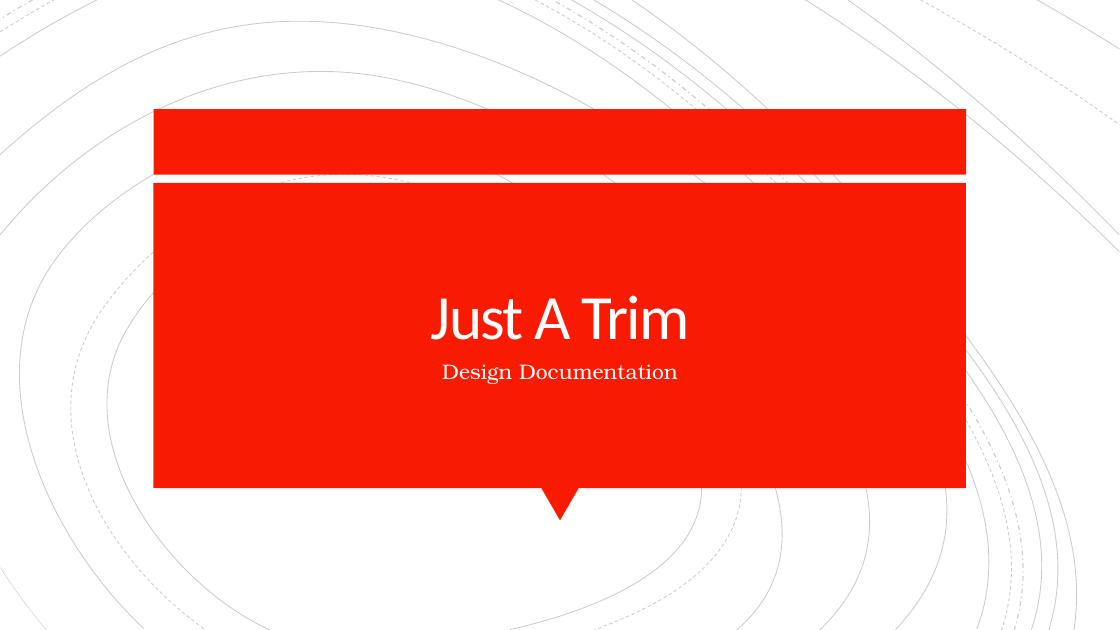
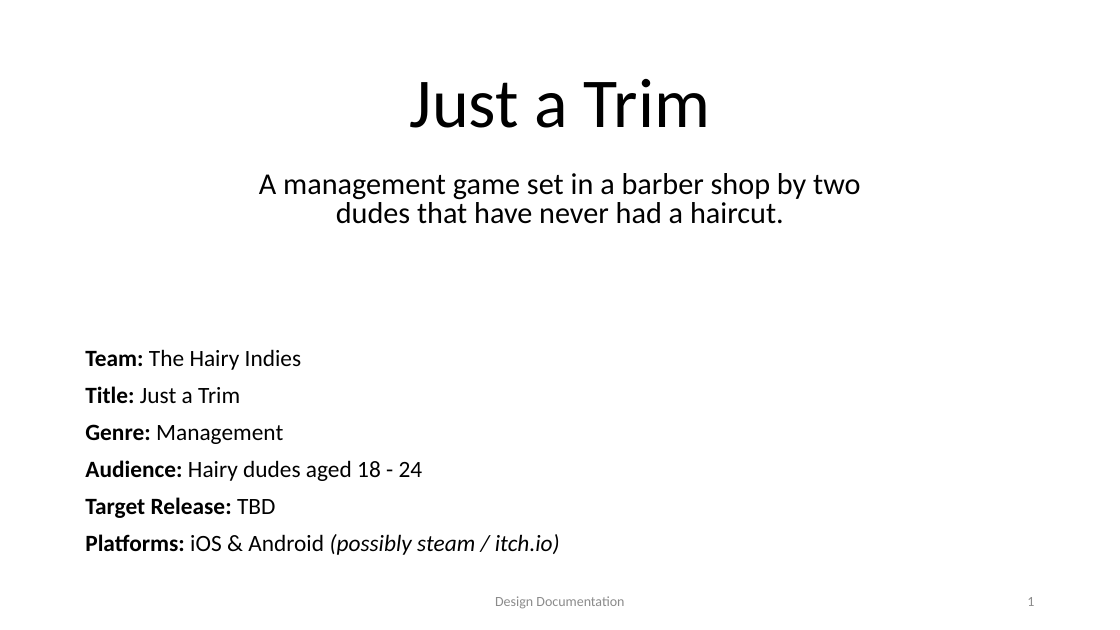
Before and after one commit to JMSams/JAT, a slide deck: slide 1 of Design Stuff/Design Document.pptx. Drawn at 1120x630 pixels with LibreOffice and Linux fonts; fonts in the diff are those of the drawing. Boxes give left, top, right and bottom in pixels: in the first picture for what was removed or moved away, otherwise in the second. Text is boxed around its words. In the diff, an @@ line names an element or a change of style, - is before the commit and + after.

Commit message:
- made some edit to the design doc, placholdered some UI for a number to increase when you collect hair.

```diff
--- a/Design Stuff/Design Document.pptx
+++ b/Design Stuff/Design Document.pptx
@@ group removed at [0,0,1120,630]: 19 freeform shapes @@
@@ title at [410,79,710,128]: text changed; size 54 to 60 pt; text colour #FFFEFF to #000000 @@
-Just A Trim
+Just a Trim
@@ rectangle removed at [154,109,966,175] @@
@@ subtitle added at [259,173,860,224], 25.9 pt, text #000000 @@
+A management game set in a barber shop by two dudes that have never had a haircut.
@@ rectangle removed at [154,183,966,488] @@
@@ text added at [85,349,560,555], 20 pt, text #000000 @@
+Team: The Hairy Indies
+Title: Just a Trim
+Genre: Management
+Audience: Hairy dudes aged 18 - 24
+Target Release: TBD
+Platforms: iOS & Android (possibly steam / itch.io)
@@ triangle removed at [541,488,579,520] @@
@@ text "Design Documentation": place and size @@
-text "Design Documentation" at [442,364,678,384]
+text "Design Documentation" at [495,596,624,609]
@@ text "Design Documentation" at [495,596,624,609]: size 18 to 12 pt, font TeX Gyre Bonum to Calibri, text colour #FFFEFF to #8C8C8C; less space between paragraphs; vertical alignment top to middle @@
@@ page number added at [1027,597,1034,606], 12 pt, text #8C8C8C @@
+1
```
Also in this commit, not shown: 1 other slide changed, 4 slides added, 2 slides removed, 3 other files.
